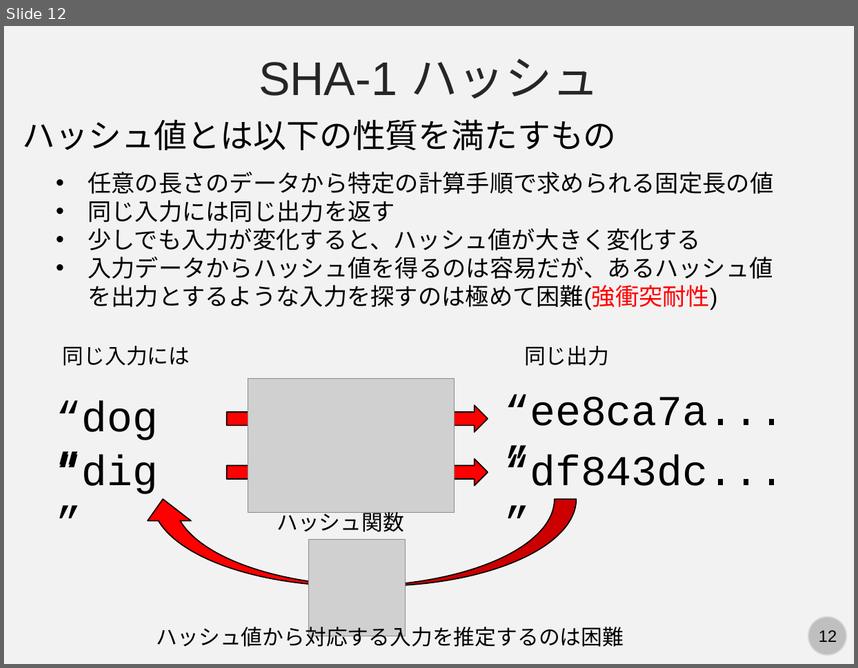
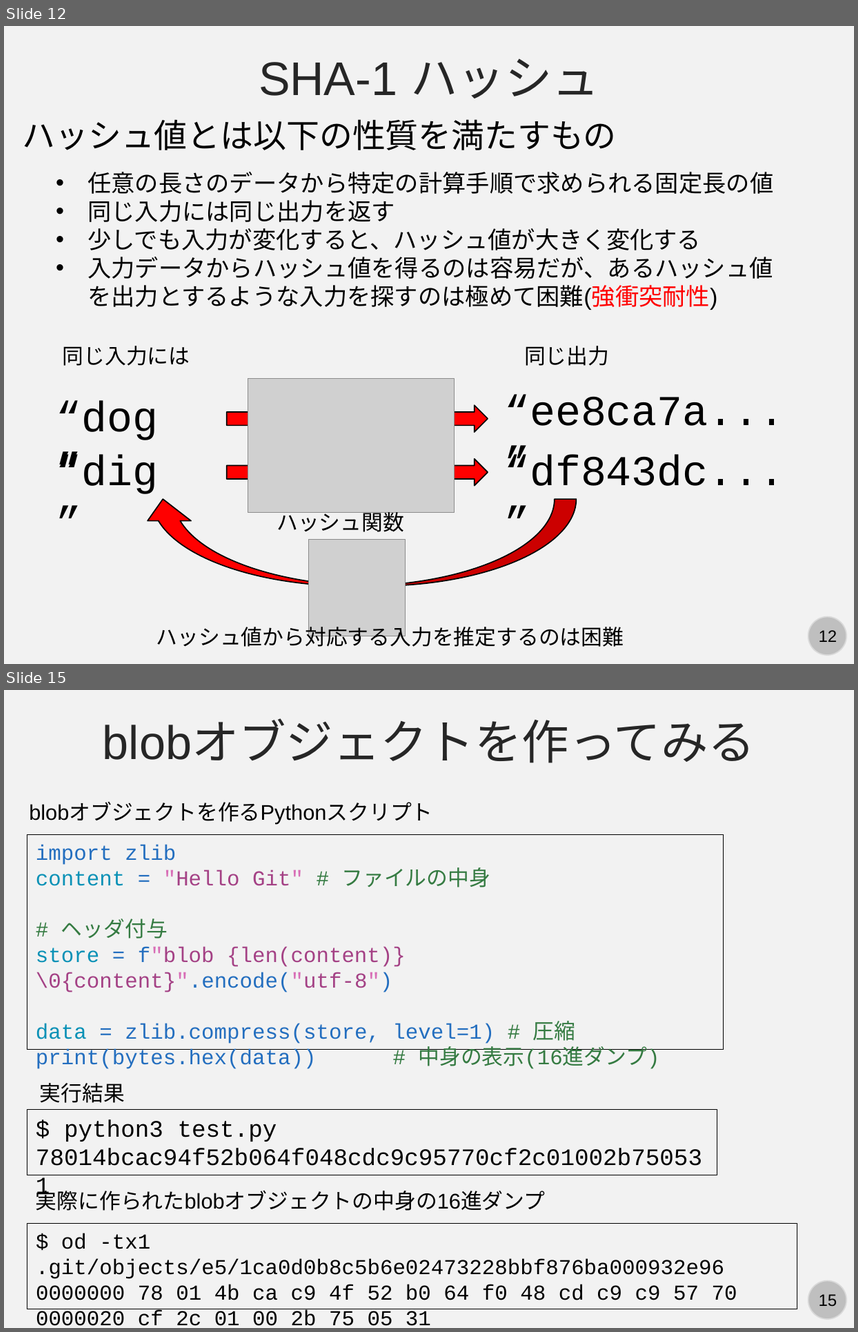
Before and after one commit to kaityo256/github, a slide deck: internals/fig/slide.pptx. Shown one above the other, each under a label of ours: slide 12 before the commit, slides 12 and 15 after it; the slides between them are not shown. The pictures are 858x668 and 858x1332 pixels, drawn with LibreOffice and Linux fonts; fonts in the diff are those of the drawing; grey boxes stand for pictures. Boxes give left, top, right and bottom in pixels: in the first picture for what was removed or moved away, otherwise in the second. Text is boxed around its words. In the diff, an @@ line names an element or a change of style, - is before the commit and + after.

Commit message:
Gitの中身のスライド完成

```diff
--- a/internals/fig/slide.pptx
+++ b/internals/fig/slide.pptx
@@ slide 15 added at [4, 690, 854, 1328], background #F2F2F2; not listed: 2 template elements that a slide beside it also shows @@
@@ text added at [103, 721, 755, 763], 40 pt, text #262626 @@
+blobオブジェクトを作ってみる
@@ text added at [29, 802, 432, 823], 18 pt, text #000000 @@
+blobオブジェクトを作るPythonスクリプト
@@ rectangle added at [27, 834, 724, 1049], outline #000000 0.75 pt, 18 pt, text #236EBF @@
+import zlib
+content = "Hello Git" # ファイルの中身
+# ヘッダ付与
+store = f"blob {len(content)}\0{content}".encode("utf-8")
+data = zlib.compress(store, level=1) # 圧縮
+print(bytes.hex(data)) # 中身の表示(16進ダンプ)
@@ text added at [40, 1083, 125, 1103], 18 pt, text #000000 @@
+実行結果
@@ rectangle added at [27, 1109, 717, 1174], outline #000000 0.75 pt, 20 pt, text #000000 @@
+$ python3 test.py
+78014bcac94f52b064f048cdc9c95770cf2c01002b750531
@@ text added at [36, 1186, 545, 1210], 18 pt, text #000000 @@
+実際に作られたblobオブジェクトの中身の16進ダンプ
@@ rectangle added at [27, 1223, 798, 1309], outline #000000 0.75 pt, 18 pt, text #000000 @@
+$ od -tx1 .git/objects/e5/1ca0d0b8c5b6e02473228bbf876ba000932e96
+0000000 78 01 4b ca c9 4f 52 b0 64 f0 48 cd c9 c9 57 70
+0000020 cf 2c 01 00 2b 75 05 31
```
Also in this commit, not shown: 1 slide changed, 23 other slides added, 4 other files.
